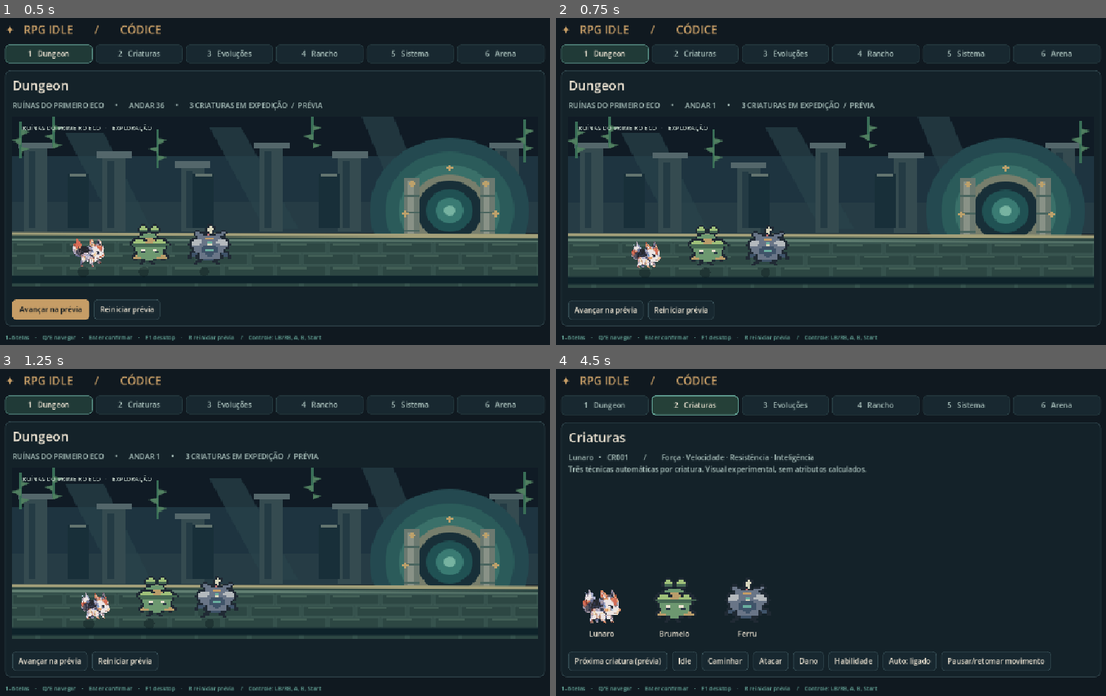
Above: before the commit, frames 1-4 (two rows, left to right).
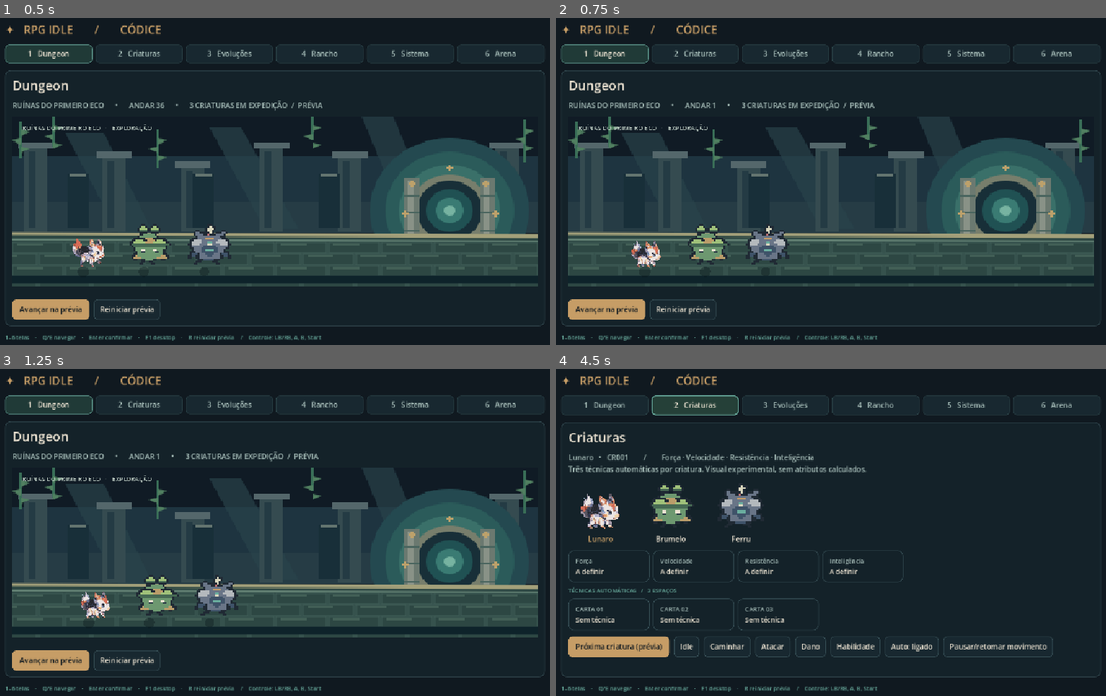
Above: after the commit, the same moments.

Repository: Georlan/Rpgidle
Game: Godot game, scene res://game/scenes/main.tscn
Two runs of this game, one before a commit and one after it. Both use one fixed random seed, a clock stepped at 60 frames per second and the inputs below.
Inputs:
- Up to frame 1 (0.5 s): no input
- Up to frame 2 (0.75 s): click "Reiniciar prévia" at 0.5 s
- Up to frame 3 (1.25 s): no input
- Up to frame 4 (4.5 s): click "Reiniciar prévia" at 1.25 s; click "Reiniciar prévia" at 2 s; click "Reiniciar prévia" at 2.75 s; click "1 Dungeon" at 3.5 s; click "2 Criaturas" at 4.25 s

Frame 1 is identical in both runs. In frame 2, 3.1% of the frame differs, in the area x 2-98%, y 31-93%; in frame 3, 3.1%; in frame 4, 7.2%, in the area x 2-91%, y 35-93%.

Commit message:
ui: fichas de criaturas e graus evolutivos em componentes Godot (#11)
* ui: fichas de atributos, cartas e graus evolutivos sem valores fictícios

* test: valida ficha de criaturas e quatro graus na Godot

* fix: descarta componentes de UI imediatamente na troca de telas

Diff:
--- a/game/scripts/main.gd
+++ b/game/scripts/main.gd
@@ -42,6 +42,7 @@
 var _action_bar: HFlowContainer
 var _auto_demo_button: Button
 var _pet_row: HBoxContainer
+var _detail_cards: VBoxContainer
 var _stage
 var _signature_preview: TextureRect
 var _hint: Label
@@ -56,7 +57,7 @@
 func _ready() -> void:
     Bindings.install()
     theme = VisualTheme.make_theme()
-    get_window().title = "Rpgidle — Laboratório de Controles"
+    get_window().title = "Rpgidle — Prévia Visual"
     _build_interface()
     _render()
 
@@ -192,6 +193,10 @@
     _pet_row.add_theme_constant_override("separation", 12)
     _content.add_child(_pet_row)
 
+    _detail_cards = VBoxContainer.new()
+    _detail_cards.add_theme_constant_override("separation", 8)
+    _content.add_child(_detail_cards)
+
     _action_bar = HFlowContainer.new()
     _action_bar.add_theme_constant_override("h_separation", 9)
     _action_bar.add_theme_constant_override("v_separation", 7)
@@ -206,10 +211,17 @@
 
 
 func _render() -> void:
+    # Detach immediately; queue_free alone leaves stale UI nodes until next frame.
     for child in _pet_row.get_children():
+        _pet_row.remove_child(child)
         child.queue_free()
     for child in _action_bar.get_children():
+        _action_bar.remove_child(child)
         child.queue_free()
+    for child in _detail_cards.get_children():
+        _detail_cards.remove_child(child)
+        child.queue_free()
+    _detail_cards.visible = current_screen == 1 or current_screen == 2
     for i in _tabs.size():
         VisualTheme.navigation(_tabs[i], i == current_screen)
 
@@ -218,7 +230,7 @@
     _signature_preview.visible = current_screen == 4
     _stage.set_floor_preview(preview_floor)
     _stage.set_playing(current_screen == 0 and not compact and motion_enabled)
-    _page_body.size_flags_vertical = Control.SIZE_SHRINK_BEGIN if current_screen == 0 else Control.SIZE_EXPAND_FILL
+    _page_body.size_flags_vertical = Control.SIZE_SHRINK_BEGIN
     _page_title.text = SCREENS[current_screen]
     match current_screen:
         0:
@@ -229,6 +241,7 @@
             var pet: Dictionary = PETS[selected_creature]
             _page_body.text = "%s   •   %s        /        Força · Velocidade · Resistência · Inteligência\nTrês técnicas automáticas por criatura. Visual experimental, sem atributos calculados." % [pet["name"], pet["id"]]
             _render_pets()
+            _render_creature_details()
             _add_action("Próxima criatura (prévia)", _next_pet)
             if selected_creature == 0:
                 _add_action("Idle", _show_motion_state.bind("idle"))
@@ -241,6 +254,7 @@
         2:
             _page_body.text = "CR001     •     GRAU %d / 4\nFormas intercambiáveis por indivíduo. Requisitos definitivos ainda em estudo." % preview_grade
             _render_pets()
+            _render_evolution_details()
             _add_action("Ver próximo grau", _next_grade)
         3:
             _page_body.text = "HABITAT   /   %s     •     Registro permanente de formas descobertas. Tema cosmético de prévia." % THEMES[preview_theme]
@@ -259,7 +273,7 @@
 func _render_pets() -> void:
     for pet in PETS:
         var block := VBoxContainer.new()
-        block.custom_minimum_size = Vector2(130, 136)
+        block.custom_minimum_size = Vector2(125, 116)
         var picture := CreatureMotion.new()
         picture.custom_minimum_size = Vector2(110, 100)
         picture.configure(pet["id"], pet["path"], motion_enabled)
@@ -267,11 +281,61 @@
         var title := Label.new()
         title.text = pet["name"]
         title.horizontal_alignment = HORIZONTAL_ALIGNMENT_CENTER
-        title.add_theme_color_override("font_color", VisualTheme.IVORY)
+        var is_selected: bool = current_screen == 1 and pet["id"] == PETS[selected_creature]["id"]
+        title.add_theme_color_override("font_color", VisualTheme.GOLD if is_selected else VisualTheme.IVORY)
         block.add_child(title)
         _pet_row.add_child(block)
         if pet["id"] == "CR001" and current_screen == 1 and selected_creature == 0 and auto_demo_enabled and motion_enabled and not compact:
             picture.start_demo()
+
+
+func _make_info_card(title_text: String, detail_text: String, selected: bool = false) -> PanelContainer:
+    var panel := PanelContainer.new()
+    panel.custom_minimum_size = Vector2(158, 60)
+    var content := VBoxContainer.new()
+    content.add_theme_constant_override("separation", 3)
+    panel.add_child(content)
+    var heading := Label.new()
+    heading.text = title_text
+    heading.add_theme_font_size_override("font_size", 12)
+    heading.add_theme_color_override("font_color", VisualTheme.GOLD if selected else VisualTheme.MUTED)
+    content.add_child(heading)
+    var detail := Label.new()
+    detail.text = detail_text
+    detail.add_theme_font_size_override("font_size", 13)
+    detail.add_theme_color_override("font_color", VisualTheme.IVORY)
+    content.add_child(detail)
+    return panel
+
+
+func _render_creature_details() -> void:
+    var stats := HFlowContainer.new()
+    stats.add_theme_constant_override("h_separation", 7)
+    stats.add_theme_constant_override("v_separation", 7)
+    for name in ["Força", "Velocidade", "Resistência", "Inteligência"]:
+        stats.add_child(_make_info_card(name, "A definir"))
+    _detail_cards.add_child(stats)
+    var title := Label.new()
+    title.text = "TÉCNICAS AUTOMÁTICAS   /   3 ESPAÇOS"
+    title.add_theme_font_size_override("font_size", 11)
+    title.add_theme_color_override("font_color", VisualTheme.JADE)
+    _detail_cards.add_child(title)
+    var cards := HFlowContainer.new()
+    cards.add_theme_constant_override("h_separation", 7)
+    for index in range(3):
+        cards.add_child(_make_info_card("CARTA %02d" % (index + 1), "Sem técnica"))
+    _detail_cards.add_child(cards)
+
+
+func _render_evolution_details() -> void:
+    var strip := HFlowContainer.new()
+    strip.add_theme_constant_override("h_separation", 8)
+    strip.add_theme_constant_override("v_separation", 8)
+    var headings := ["I  •  Inicial", "II  •  Ramificações", "III  •  Ramificações", "IV  •  Transcendência"]
+    for i in range(4):
+        var detail := "Prévia selecionada" if preview_grade == i + 1 else "Requisitos em estudo"
+        strip.add_child(_make_info_card(headings[i], detail, preview_grade == i + 1))
+    _detail_cards.add_child(strip)
 
 
 func _add_action(label: String, handler: Callable) -> Button:
--- a/game/tests/input_smoke.gd
+++ b/game/tests/input_smoke.gd
@@ -65,6 +65,13 @@
     _check(not ui._stage.is_preview_running(), "dungeon scene is paused when hidden")
     await process_frame
     _check(ui._pet_row.get_child_count() >= 3, "three visual creature slots")
+    _check(ui._detail_cards.visible, "creature dossier visible")
+    _check(ui._detail_cards.get_child_count() == 3, "attributes, technique header and slots")
+    ui._open_screen(2)
+    _check(ui._detail_cards.visible, "evolution grade strip visible")
+    _check(ui._detail_cards.get_child_count() == 1, "evolution has one four-grade strip")
+    ui._open_screen(1)
+    await process_frame
     var first_block: VBoxContainer = ui._pet_row.get_child(ui._pet_row.get_child_count() - 3) as VBoxContainer
     var first_picture: TextureRect = first_block.get_child(0) as TextureRect
     _check(first_picture.get("creature_id") == "CR001", "first sprite is CR001")
--- a/project.godot
+++ b/project.godot
@@ -2,7 +2,7 @@
 config_version=5
 
 [application]
-config/name="Rpgidle - Laboratorio de Controles"
+config/name="Rpgidle - Previa Visual"
 run/main_scene="res://game/scenes/main.tscn"
 config/features=PackedStringArray("4.6", "GL Compatibility")
 
Not shown, added: docs/CREATURE_UI_V07.md
Not shown, changed: docs/TRACKER.md
